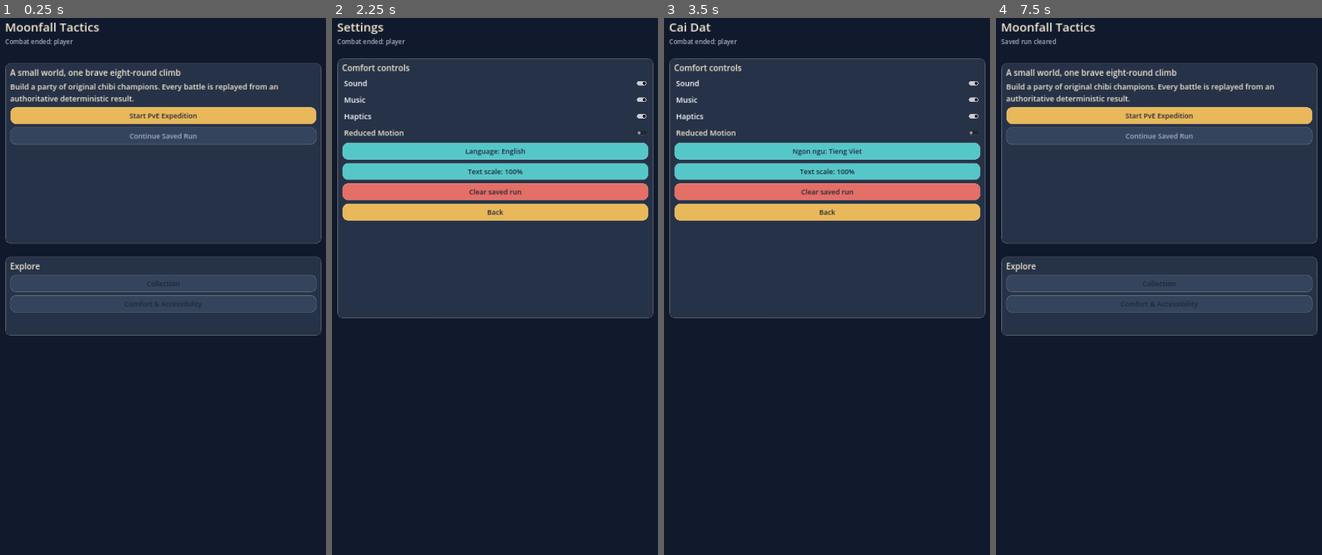
Above: before the commit, frames 1-4 (left to right).
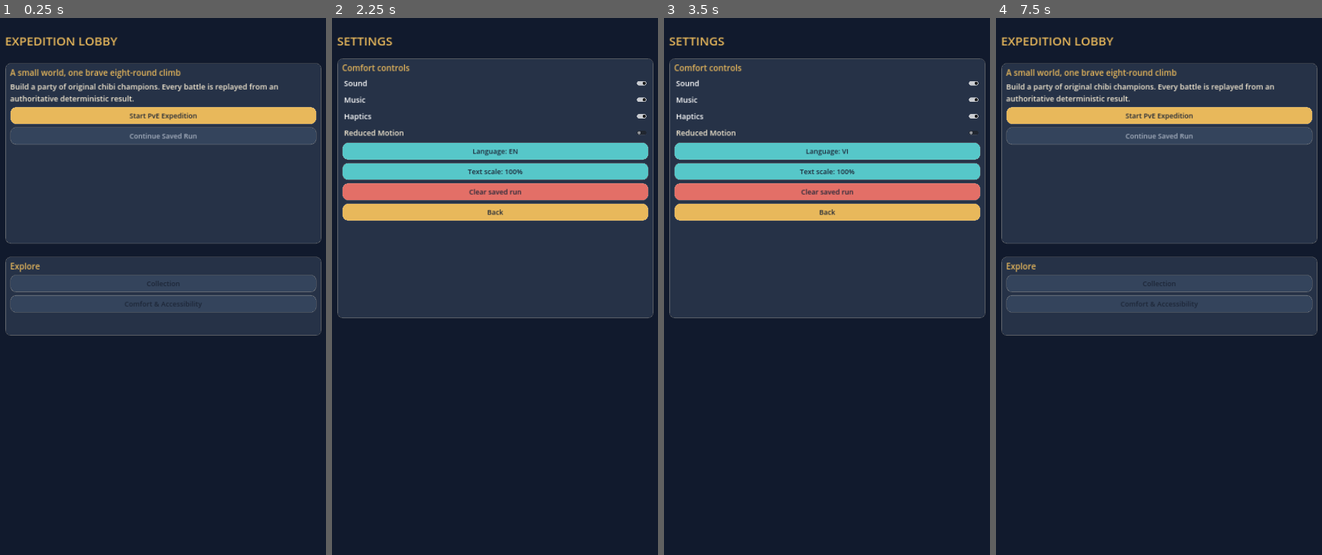
Above: after the commit, the same moments.

Repository: khoahuynh1196-cell/MINICHESS
Game: Godot game, scene res://scenes/main.tscn
Same seed, same stepped clock (60 frames per second), same inputs: the game is played once before the commit and once after it.
Inputs (mouse positions are in pixels of both pictures, inside the frame that each line leads up to):
- Up to frame 1 (0.25 s): no input
- Up to frame 2 (2.25 s): click "Collection" at 0.5 s; click "Back" at 1.25 s; click "Comfort & Accessibility" at 2 s
- Up to frame 3 (3.5 s): click (827, 152) at 2.75 s, where only the run before the commit has a clickable "Language: English"
- Up to frame 4 (7.5 s): click (1159, 152) at 3.5 s, where only the run before the commit has a clickable "Ngon ngu: Tieng Viet"; click (1159, 152) at 4.25 s, where only the run after the commit has a clickable "Language: EN"; click (1159, 152) at 5 s, where only the run after the commit has a clickable "Language: VI"; click "Text scale: 100%" at 5.75 s; click "Text scale: 114%" at 6.5 s; click "Clear saved run" at 7.25 s

The runs differ from the first frame. In frame 1, 1.1% of the frame differs, in the area x 1-56%, y 0-48%; in frame 2, 0.7%; in frame 3, 0.7%; in frame 4, 1.1%.

Commit message:
feat: add lobby map and settings screens

Diff:
--- a/client-godot/scripts/battle_controller.gd
+++ b/client-godot/scripts/battle_controller.gd
@@ -569,6 +569,20 @@
 	audio_feedback.configure(settings)
 	screen_router = ScreenRouterScript.new()
 	add_child(screen_router)
+	screen_router.lobby_screen.start_pve_requested.connect(func() -> void: show_mobile_screen("map"))
+	screen_router.lobby_screen.continue_requested.connect(func() -> void:
+		var cached_view := local_run_store.load_run()
+		request_resume_run(String(cached_view.get("id", "")))
+	)
+	screen_router.lobby_screen.collection_requested.connect(func() -> void: show_mobile_screen("collection"))
+	screen_router.lobby_screen.settings_requested.connect(func() -> void: show_mobile_screen("settings"))
+	screen_router.encounter_map_screen.encounter_selected.connect(_select_encounter)
+	screen_router.encounter_map_screen.back_requested.connect(func() -> void: show_mobile_screen("lobby"))
+	screen_router.settings_screen.settings_changed.connect(_apply_screen_settings)
+	screen_router.settings_screen.language_requested.connect(_toggle_language)
+	screen_router.settings_screen.text_scale_requested.connect(_toggle_text_scale)
+	screen_router.settings_screen.clear_saved_run_requested.connect(_clear_saved_run_from_settings)
+	screen_router.settings_screen.back_requested.connect(func() -> void: show_mobile_screen("lobby"))
 	show_mobile_screen("lobby")
 
 func set_reduced_motion(enabled: bool) -> void:
@@ -580,7 +594,37 @@
 func show_mobile_screen(screen_id: String) -> void:
 	if screen_router == null or not screen_router.show_screen(screen_id):
 		return
-	_build_mobile_screen(screen_id)
+	match screen_id:
+		"lobby":
+			screen_router.lobby_screen.set_continue_available(not local_run_store.load_run().is_empty())
+		"map":
+			screen_router.encounter_map_screen.set_encounters([], run_state.round if not run_state.run_id.is_empty() else 1)
+		"settings":
+			screen_router.settings_screen.set_settings(settings)
+		_:
+			_build_mobile_screen(screen_id)
+
+func _select_encounter(_round: int) -> void:
+	if run_state.run_id.is_empty():
+		request_new_run()
+	else:
+		show_mobile_screen("prepare")
+
+func _apply_screen_settings(updated_settings: Dictionary) -> void:
+	settings = updated_settings.duplicate(true)
+	for unit in unit_views.values():
+		unit.set_reduced_motion(bool(settings.get("reduced_motion", false)))
+	audio_feedback.configure(settings)
+
+func _toggle_text_scale() -> void:
+	settings["text_scale"] = 1.15 if float(settings.get("text_scale", 1.0)) <= 1.0 else 1.0
+	settings_store.save_settings(settings)
+	show_mobile_screen("settings")
+
+func _clear_saved_run_from_settings() -> void:
+	local_run_store.clear_run()
+	_set_status("Saved run cleared")
+	show_mobile_screen("lobby")
 
 func _refresh_mobile_screen() -> void:
 	if screen_router == null:
@@ -625,14 +669,11 @@
 	root.add_child(status)
 	mobile_status_label = status
 	match screen_id:
-		"lobby": _build_lobby_screen(root)
-		"map": _build_map_screen(root)
 		"prepare": _build_prepare_screen(root)
 		"combat": _build_combat_screen(root)
 		"reward": _build_reward_screen(root)
 		"recap": _build_recap_screen(root)
 		"collection": _build_collection_screen(root)
-		"settings": _build_settings_screen(root)
 
 func _screen_title(screen_id: String) -> String:
 	return localization.text("screen.%s" % screen_id)
--- /dev/null
+++ b/client-godot/scripts/ui/encounter_map_screen.gd
@@ -0,0 +1,88 @@
+class_name EncounterMapScreen
+extends Control
+
+const ThemeTokensScript = preload("res://scripts/ui/theme_tokens.gd")
+const DEFAULT_ENCOUNTERS := [
+	{ "name": "Meadow Skirmish" }, { "name": "Meadow Crossroads" },
+	{ "name": "Ruins Ambush" }, { "name": "Ruins Gate", "marker": "MINIBOSS" },
+	{ "name": "Frost Keep Affix" }, { "name": "Frost Keep Siege" },
+	{ "name": "Ember March" }, { "name": "Ember Citadel", "marker": "BOSS" },
+]
+
+signal encounter_selected(round: int)
+signal back_requested
+
+var encounter_nodes: Array[Button] = []
+var _encounters: Array = DEFAULT_ENCOUNTERS.duplicate(true)
+var _current_round := 1
+
+func _init() -> void:
+	set_anchors_and_offsets_preset(Control.PRESET_FULL_RECT)
+	mouse_filter = Control.MOUSE_FILTER_STOP
+	_rebuild()
+
+func set_encounters(encounters: Array, current_round: int) -> void:
+	_encounters = []
+	for encounter in encounters:
+		if _encounters.size() >= 8:
+			break
+		_encounters.append(encounter if encounter is Dictionary else {})
+	while _encounters.size() < 8:
+		_encounters.append(DEFAULT_ENCOUNTERS[_encounters.size()].duplicate(true))
+	_current_round = clampi(current_round, 1, 8)
+	_rebuild()
+
+func _rebuild() -> void:
+	for child in get_children():
+		child.free()
+	encounter_nodes.clear()
+	var background := ColorRect.new()
+	background.color = ThemeTokensScript.NAVY
+	background.set_anchors_and_offsets_preset(Control.PRESET_FULL_RECT)
+	background.mouse_filter = Control.MOUSE_FILTER_IGNORE
+	add_child(background)
+	var title := Label.new()
+	title.text = "EXPEDITION MAP"
+	title.position = Vector2(ThemeTokensScript.SCREEN_MARGIN, 82.0)
+	title.add_theme_font_size_override("font_size", ThemeTokensScript.TYPE_TITLE)
+	title.add_theme_color_override("font_color", ThemeTokensScript.GOLD)
+	add_child(title)
+	var panel := PanelContainer.new()
+	var rect := ThemeTokensScript.clamp_to_content_bounds(Rect2(40.0, 170.0, 1000.0, 1120.0))
+	panel.position = rect.position
+	panel.size = rect.size
+	panel.add_theme_stylebox_override("panel", ThemeTokensScript.panel_style())
+	add_child(panel)
+	var content := VBoxContainer.new()
+	content.add_theme_constant_override("separation", ThemeTokensScript.TOUCH_GAP)
+	panel.add_child(content)
+	var heading := Label.new()
+	heading.text = "Eight encounters"
+	heading.add_theme_font_size_override("font_size", ThemeTokensScript.TYPE_SECTION)
+	heading.add_theme_color_override("font_color", ThemeTokensScript.GOLD)
+	content.add_child(heading)
+	var routes := GridContainer.new()
+	routes.columns = 2
+	routes.add_theme_constant_override("h_separation", ThemeTokensScript.TOUCH_GAP)
+	routes.add_theme_constant_override("v_separation", ThemeTokensScript.TOUCH_GAP)
+	content.add_child(routes)
+	for index in 8:
+		var encounter: Dictionary = _encounters[index]
+		var marker := String(encounter.get("marker", "")).to_upper()
+		var label := "%d  %s%s" % [index + 1, String(encounter.get("name", "Unknown encounter")), "  •  %s" % marker if not marker.is_empty() else ""]
+		var node := Button.new()
+		node.name = "Encounter%d" % (index + 1)
+		node.text = label
+		node.focus_mode = Control.FOCUS_ALL
+		ThemeTokensScript.apply_button_style(node, ThemeTokensScript.GOLD if index + 1 == _current_round else ThemeTokensScript.STONE_RAISED)
+		node.disabled = index + 1 != _current_round
+		node.pressed.connect(func() -> void: encounter_selected.emit(index + 1))
+		routes.add_child(node)
+		encounter_nodes.append(node)
+	var back := Button.new()
+	back.name = "Back"
+	back.text = "Back to Lobby"
+	back.focus_mode = Control.FOCUS_ALL
+	ThemeTokensScript.apply_button_style(back, ThemeTokensScript.STONE_RAISED)
+	back.pressed.connect(func() -> void: back_requested.emit())
+	content.add_child(back)
--- /dev/null
+++ b/client-godot/scripts/ui/lobby_screen.gd
@@ -0,0 +1,76 @@
+class_name LobbyScreen
+extends Control
+
+const ThemeTokensScript = preload("res://scripts/ui/theme_tokens.gd")
+
+signal start_pve_requested
+signal continue_requested
+signal collection_requested
+signal settings_requested
+
+var _continue_available := false
+
+func _init() -> void:
+	set_anchors_and_offsets_preset(Control.PRESET_FULL_RECT)
+	mouse_filter = Control.MOUSE_FILTER_STOP
+	_rebuild()
+
+func set_continue_available(available: bool) -> void:
+	_continue_available = available
+	var continue_button: Button = find_child("ContinueRun", true, false)
+	if continue_button != null:
+		continue_button.disabled = not available
+
+func _rebuild() -> void:
+	var background := ColorRect.new()
+	background.color = ThemeTokensScript.NAVY
+	background.set_anchors_and_offsets_preset(Control.PRESET_FULL_RECT)
+	background.mouse_filter = Control.MOUSE_FILTER_IGNORE
+	add_child(background)
+	var title := Label.new()
+	title.text = "EXPEDITION LOBBY"
+	title.position = Vector2(ThemeTokensScript.SCREEN_MARGIN, 82.0)
+	title.add_theme_font_size_override("font_size", ThemeTokensScript.TYPE_TITLE)
+	title.add_theme_color_override("font_color", ThemeTokensScript.GOLD)
+	add_child(title)
+	var hero := _panel(Rect2(40.0, 180.0, 1000.0, 570.0), "A small world, one brave eight-round climb")
+	var description := Label.new()
+	description.text = "Build a party of original chibi champions. Every battle is replayed from an authoritative deterministic result."
+	description.autowrap_mode = TextServer.AUTOWRAP_WORD_SMART
+	description.add_theme_font_size_override("font_size", ThemeTokensScript.TYPE_BODY)
+	description.add_theme_color_override("font_color", ThemeTokensScript.PARCHMENT)
+	hero.add_child(description)
+	hero.add_child(_button("Start PvE Expedition", func() -> void: start_pve_requested.emit(), ThemeTokensScript.GOLD, "StartPve"))
+	var continue_button := _button("Continue Saved Run", func() -> void: continue_requested.emit(), ThemeTokensScript.PLAYER, "ContinueRun")
+	continue_button.disabled = not _continue_available
+	hero.add_child(continue_button)
+	var navigation := _panel(Rect2(40.0, 790.0, 1000.0, 250.0), "Explore")
+	navigation.add_child(_button("Collection", func() -> void: collection_requested.emit(), ThemeTokensScript.STONE_RAISED, "Collection"))
+	navigation.add_child(_button("Comfort & Accessibility", func() -> void: settings_requested.emit(), ThemeTokensScript.STONE_RAISED, "Settings"))
+
+func _panel(rect: Rect2, heading: String) -> VBoxContainer:
+	var panel := PanelContainer.new()
+	var safe_rect := ThemeTokensScript.clamp_to_content_bounds(rect)
+	panel.position = safe_rect.position
+	panel.size = safe_rect.size
+	panel.add_theme_stylebox_override("panel", ThemeTokensScript.panel_style())
+	add_child(panel)
+	var content := VBoxContainer.new()
+	content.add_theme_constant_override("separation", ThemeTokensScript.TOUCH_GAP)
+	panel.add_child(content)
+	var label := Label.new()
+	label.text = heading
+	label.autowrap_mode = TextServer.AUTOWRAP_WORD_SMART
+	label.add_theme_font_size_override("font_size", ThemeTokensScript.TYPE_SECTION)
+	label.add_theme_color_override("font_color", ThemeTokensScript.GOLD)
+	content.add_child(label)
+	return content
+
+func _button(label: String, action: Callable, accent: Color, node_name: String) -> Button:
+	var button := Button.new()
+	button.name = node_name
+	button.text = label
+	button.focus_mode = Control.FOCUS_ALL
+	ThemeTokensScript.apply_button_style(button, accent)
+	button.pressed.connect(action)
+	return button
--- a/client-godot/scripts/ui/screen_router.gd
+++ b/client-godot/scripts/ui/screen_router.gd
@@ -2,14 +2,20 @@
 extends CanvasLayer
 
 const SCREEN_IDS := ["lobby", "map", "prepare", "combat", "reward", "recap", "collection", "settings"]
+const LobbyScreenScript = preload("res://scripts/ui/lobby_screen.gd")
+const EncounterMapScreenScript = preload("res://scripts/ui/encounter_map_screen.gd")
+const SettingsScreenScript = preload("res://scripts/ui/settings_screen.gd")
 
 var current_screen_id := ""
 var _screens: Dictionary = {}
+var lobby_screen
+var encounter_map_screen
+var settings_screen
 
 func _init() -> void:
 	layer = 10
 	for screen_id in SCREEN_IDS:
-		var screen := Control.new()
+		var screen: Control = _create_screen(screen_id)
 		screen.name = "%s_screen" % screen_id
 		screen.set_anchors_and_offsets_preset(Control.PRESET_FULL_RECT)
 		screen.clip_contents = true
@@ -18,6 +24,20 @@
 		add_child(screen)
 		_screens[screen_id] = screen
 	show_screen("lobby")
+
+func _create_screen(screen_id: String) -> Control:
+	match screen_id:
+		"lobby":
+			lobby_screen = LobbyScreenScript.new()
+			return lobby_screen
+		"map":
+			encounter_map_screen = EncounterMapScreenScript.new()
+			return encounter_map_screen
+		"settings":
+			settings_screen = SettingsScreenScript.new()
+			return settings_screen
+		_:
+			return Control.new()
 
 func show_screen(screen_id: String) -> bool:
 	if not _screens.has(screen_id):
--- /dev/null
+++ b/client-godot/scripts/ui/settings_screen.gd
@@ -0,0 +1,89 @@
+class_name SettingsScreen
+extends Control
+
+const ThemeTokensScript = preload("res://scripts/ui/theme_tokens.gd")
+const SettingsStoreScript = preload("res://scripts/ui/settings_store.gd")
+
+signal settings_changed(settings: Dictionary)
+signal language_requested
+signal text_scale_requested
+signal clear_saved_run_requested
+signal back_requested
+
+var _store = SettingsStoreScript.new()
+var _settings: Dictionary = SettingsStoreScript.DEFAULTS.duplicate(true)
+
+func _init() -> void:
+	set_anchors_and_offsets_preset(Control.PRESET_FULL_RECT)
+	mouse_filter = Control.MOUSE_FILTER_STOP
+	_rebuild()
+
+func set_settings(settings: Dictionary) -> void:
+	_settings = SettingsStoreScript.DEFAULTS.duplicate(true)
+	for option in SettingsStoreScript.DEFAULTS:
+		if settings.has(option) and typeof(settings[option]) == typeof(SettingsStoreScript.DEFAULTS[option]):
+			_settings[option] = settings[option]
+	_rebuild()
+
+func set_toggle(option: String, enabled: bool) -> void:
+	if not SettingsStoreScript.DEFAULTS.has(option) or typeof(SettingsStoreScript.DEFAULTS[option]) != TYPE_BOOL:
+		return
+	_settings[option] = enabled
+	_store.save_settings(_settings)
+	settings_changed.emit(_settings.duplicate(true))
+	var toggle: CheckButton = find_child("Toggle_%s" % option, true, false)
+	if toggle != null:
+		toggle.button_pressed = enabled
+
+func _rebuild() -> void:
+	for child in get_children():
+		child.free()
+	var background := ColorRect.new()
+	background.color = ThemeTokensScript.NAVY
+	background.set_anchors_and_offsets_preset(Control.PRESET_FULL_RECT)
+	background.mouse_filter = Control.MOUSE_FILTER_IGNORE
+	add_child(background)
+	var title := Label.new()
+	title.text = "SETTINGS"
+	title.position = Vector2(ThemeTokensScript.SCREEN_MARGIN, 82.0)
+	title.add_theme_font_size_override("font_size", ThemeTokensScript.TYPE_TITLE)
+	title.add_theme_color_override("font_color", ThemeTokensScript.GOLD)
+	add_child(title)
+	var panel := PanelContainer.new()
+	var rect := ThemeTokensScript.clamp_to_content_bounds(Rect2(40.0, 165.0, 1000.0, 820.0))
+	panel.position = rect.position
+	panel.size = rect.size
+	panel.add_theme_stylebox_override("panel", ThemeTokensScript.panel_style())
+	add_child(panel)
+	var content := VBoxContainer.new()
+	content.add_theme_constant_override("separation", ThemeTokensScript.TOUCH_GAP)
+	panel.add_child(content)
+	var heading := Label.new()
+	heading.text = "Comfort controls"
+	heading.add_theme_font_size_override("font_size", ThemeTokensScript.TYPE_SECTION)
+	heading.add_theme_color_override("font_color", ThemeTokensScript.GOLD)
+	content.add_child(heading)
+	for option in ["sound", "music", "haptics", "reduced_motion"]:
+		var toggle := CheckButton.new()
+		toggle.name = "Toggle_%s" % option
+		toggle.text = option.capitalize().replace("_", " ")
+		toggle.button_pressed = bool(_settings.get(option, false))
+		toggle.custom_minimum_size.y = ThemeTokensScript.TOUCH_TARGET
+		toggle.focus_mode = Control.FOCUS_ALL
+		toggle.add_theme_font_size_override("font_size", ThemeTokensScript.TYPE_BODY)
+		toggle.add_theme_color_override("font_color", ThemeTokensScript.PARCHMENT)
+		toggle.toggled.connect(func(value: bool) -> void: set_toggle(option, value))
+		content.add_child(toggle)
+	content.add_child(_button("Language: %s" % String(_settings.get("language", "en")).to_upper(), func() -> void: language_requested.emit(), ThemeTokensScript.PLAYER, "Language"))
+	content.add_child(_button("Text scale: %d%%" % int(float(_settings.get("text_scale", 1.0)) * 100.0), func() -> void: text_scale_requested.emit(), ThemeTokensScript.PLAYER, "TextScale"))
+	content.add_child(_button("Clear saved run", func() -> void: clear_saved_run_requested.emit(), ThemeTokensScript.DANGER, "ClearRun"))
+	content.add_child(_button("Back", func() -> void: back_requested.emit(), ThemeTokensScript.GOLD, "Back"))
+
+func _button(label: String, action: Callable, accent: Color, node_name: String) -> Button:
+	var button := Button.new()
+	button.name = node_name
+	button.text = label
+	button.focus_mode = Control.FOCUS_ALL
+	ThemeTokensScript.apply_button_style(button, accent)
+	button.pressed.connect(action)
+	return button
--- /dev/null
+++ b/client-godot/test/lobby_screen_test.gd
@@ -0,0 +1,67 @@
+extends SceneTree
+
+const LobbyScreenPath := "res://scripts/ui/lobby_screen.gd"
+const EncounterMapScreenPath := "res://scripts/ui/encounter_map_screen.gd"
+const SettingsScreenPath := "res://scripts/ui/settings_screen.gd"
+const SettingsStoreScript = preload("res://scripts/ui/settings_store.gd")
+
+var _failed := false
+
+func _init() -> void:
+	# Break caught: deleting the extracted screens must make their user-visible contracts unavailable.
+	var lobby_script = load(LobbyScreenPath)
+	var map_script = load(EncounterMapScreenPath)
+	var settings_script = load(SettingsScreenPath)
+	_expect(lobby_script != null, "lobby screen must be an independently loadable component")
+	_expect(map_script != null, "encounter map must be an independently loadable component")
+	_expect(settings_script != null, "settings screen must be an independently loadable component")
+	if lobby_script != null:
+		_test_lobby(lobby_script.new())
+	if map_script != null:
+		_test_map(map_script.new())
+	if settings_script != null:
+		_test_settings(settings_script.new())
+	_finish()
+
+func _test_lobby(lobby: Control) -> void:
+	lobby.set_continue_available(false)
+	var continue_button: Button = lobby.find_child("ContinueRun", true, false)
+	_expect(continue_button != null and continue_button.disabled, "Continue Run must be disabled without a saved run")
+	lobby.set_continue_available(true)
+	if continue_button != null:
+		_expect(not continue_button.disabled, "Continue Run must be enabled when a saved run exists")
+		_expect(continue_button.custom_minimum_size.y >= 44.0, "Continue Run must remain touch-safe")
+	lobby.free()
+
+func _test_map(map: Control) -> void:
+	map.set_encounters([
+		{ "name": "Meadow Skirmish" }, { "name": "Meadow Crossroads" },
+		{ "name": "Ruins Ambush" }, { "name": "Ruins Gate", "marker": "MINIBOSS" },
+		{ "name": "Frost Keep Affix" }, { "name": "Frost Keep Siege" },
+		{ "name": "Ember March" }, { "name": "Ember Citadel", "marker": "BOSS" },
+	], 1)
+	_expect(map.encounter_nodes.size() == 8, "map must render exactly eight encounter nodes")
+	_expect("MINIBOSS" in map.encounter_nodes[3].text and "BOSS" in map.encounter_nodes[7].text, "map must identify miniboss and boss encounters")
+	_expect(map.encounter_nodes[0].custom_minimum_size.y >= 44.0, "encounter nodes must remain touch-safe")
+	map.free()
+
+func _test_settings(settings_screen: Control) -> void:
+	var store = SettingsStoreScript.new()
+	store.save_settings(SettingsStoreScript.DEFAULTS)
+	settings_screen.set_settings(store.load_settings())
+	settings_screen.set_toggle("music", false)
+	_expect(not bool(store.load_settings().get("music", true)), "settings toggles must persist to the local settings store")
+	store.save_settings(SettingsStoreScript.DEFAULTS)
+	settings_screen.free()
+
+func _expect(condition: bool, message: String) -> void:
+	if not condition:
+		_failed = true
+		push_error(message)
+
+func _finish() -> void:
+	if _failed:
+		quit(1)
+		return
+	print("PASS lobby_screen_test")
+	quit(0)
